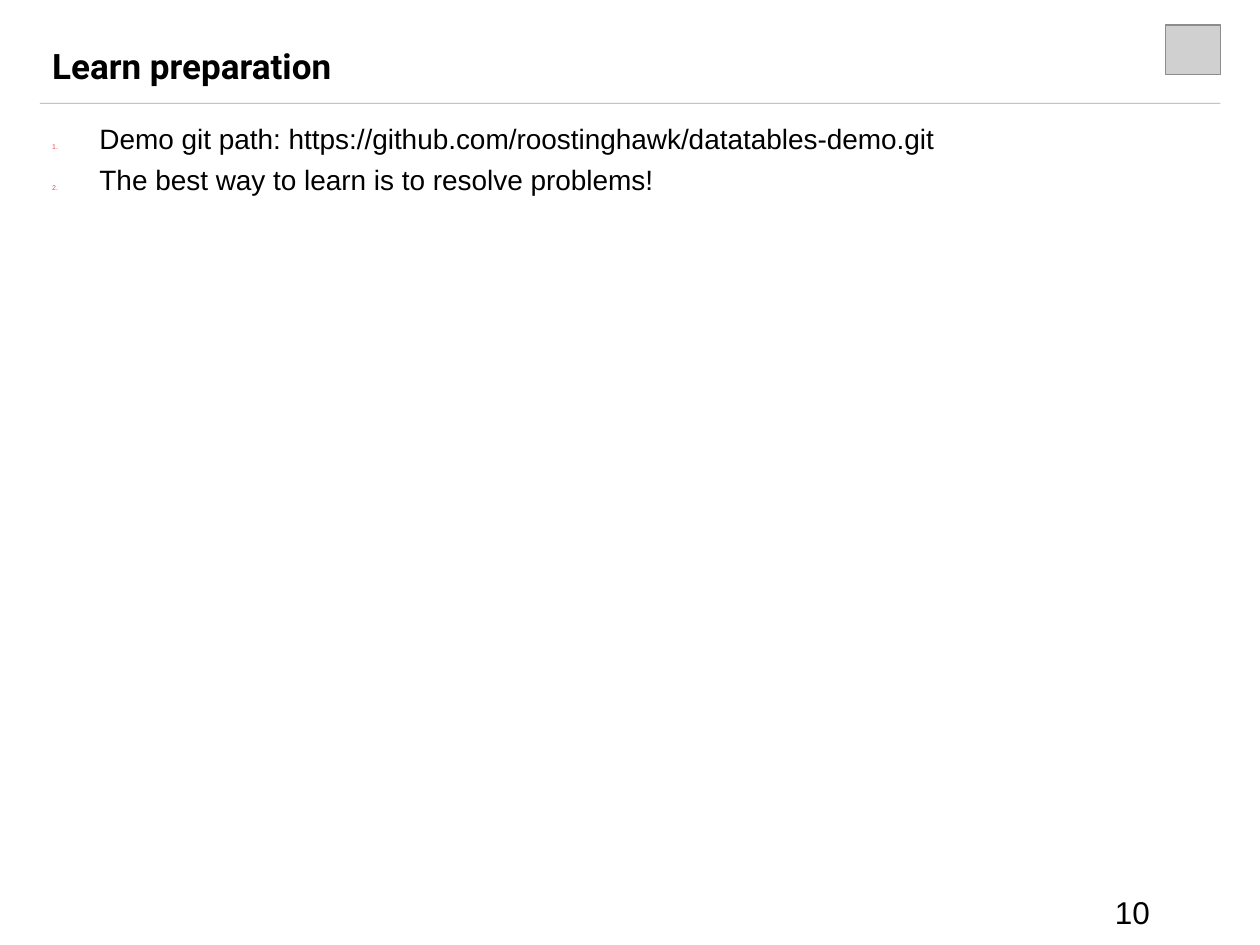
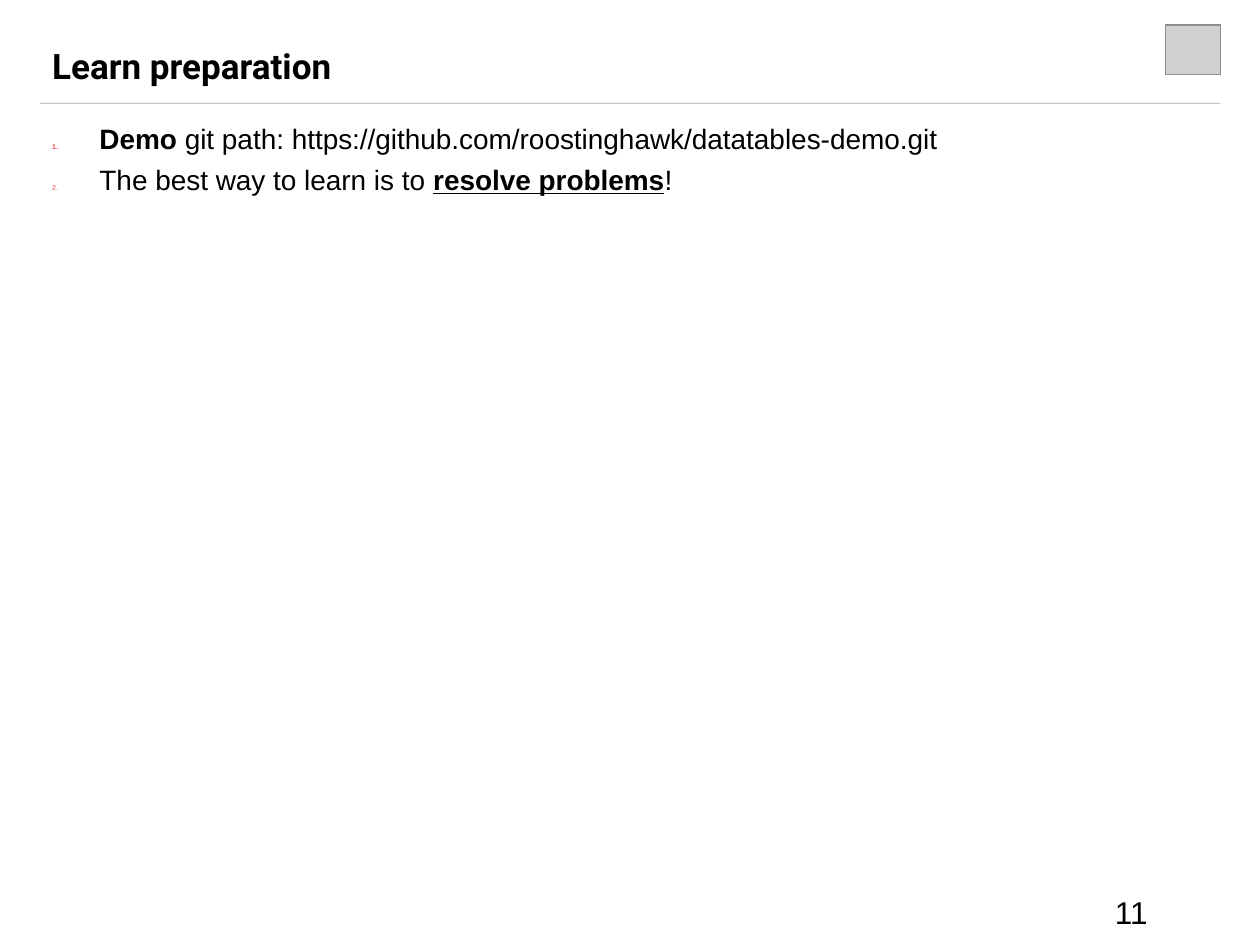
Before and after one commit to roostinghawk/datatables-demo, a slide deck: slide 11 of doc/ppt/DataTables_Introductioin.ppt (slide 10 before the commit). Drawn at 1260x945 pixels with LibreOffice and Linux fonts; fonts in the diff are those of the drawing; grey boxes stand for pictures. Boxes give left, top, right and bottom in pixels: in the first picture for what was removed or moved away, otherwise in the second. Text is boxed around its words. In the diff, an @@ line names an element or a change of style, - is before the commit and + after.

```diff
--- a/doc/ppt/DataTables_Introductioin.ppt
+++ b/doc/ppt/DataTables_Introductioin.ppt
@@ text "Demo git path: https://github.com/roostinghawk/datatables-de ..." at (x1=99, y1=128, x2=937, y2=195): bold on in "Demo", "resolve problems!"; underline on in "resolve problems!" @@
@@ page number at (x1=1115, y1=902, x2=1148, y2=924): text changed @@
-10
+11
```
Also in this commit, not shown: 2 other slides changed, 3 slides added, 1 slide removed.
